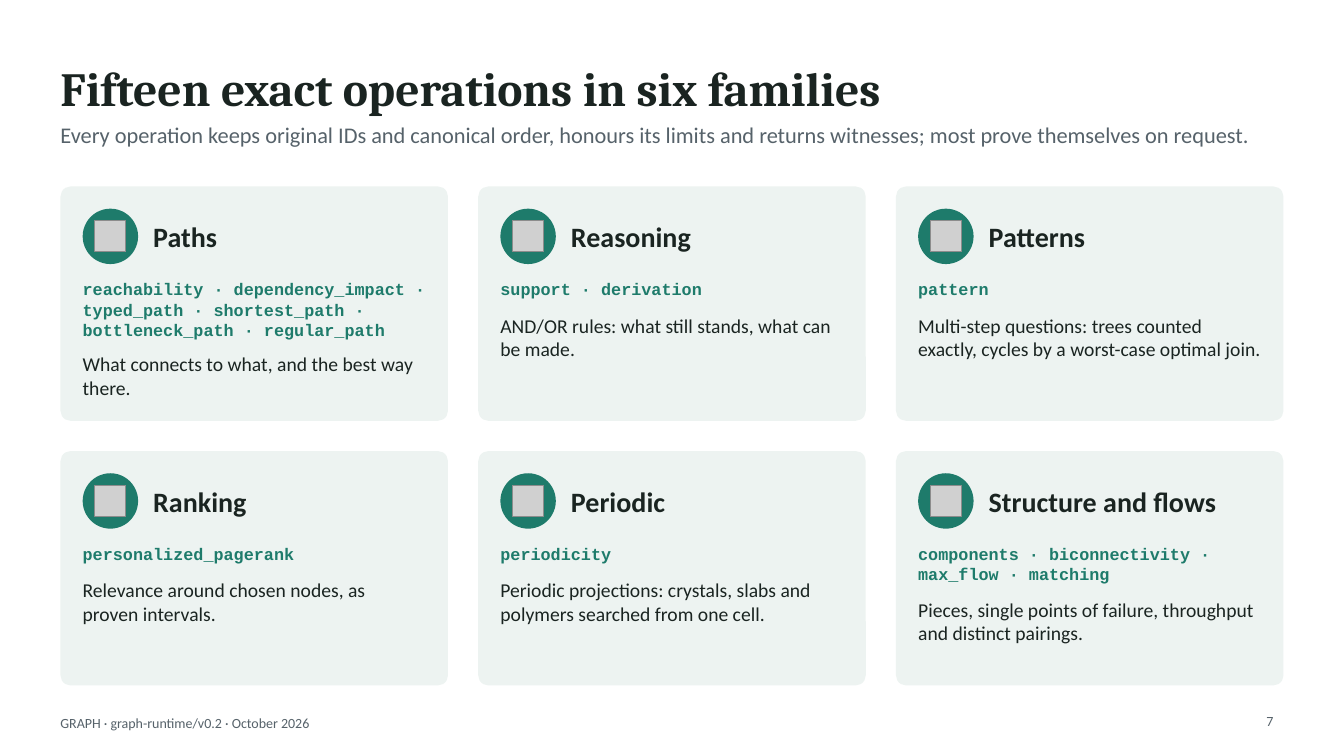
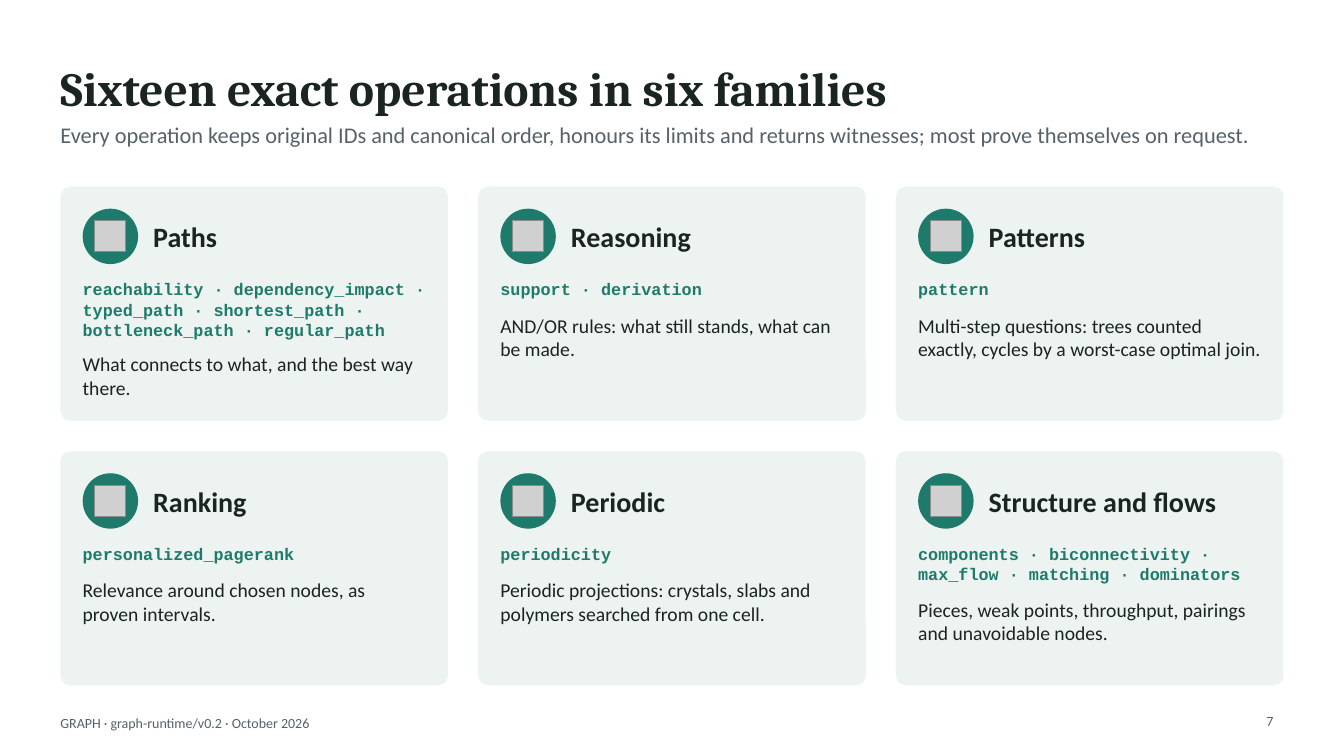
Before and after one commit to hlxin/graph, a slide deck: slide 7 of docs/GRAPH_slides.pptx. Drawn at 1344x756 pixels with LibreOffice and Linux fonts; fonts in the diff are those of the drawing; grey boxes stand for pictures. Boxes give left, top, right and bottom in pixels: in the first picture for what was removed or moved away, otherwise in the second. Text is boxed around its words. In the diff, an @@ line names an element or a change of style, - is before the commit and + after.

```diff
--- a/docs/GRAPH_slides.pptx
+++ b/docs/GRAPH_slides.pptx
@@ title at bbox=[60, 72, 887, 116]: text changed @@
-Fifteen exact operations in six families
+Sixteen exact operations in six families
@@ text at bbox=[918, 548, 1241, 584]: text changed @@
-components · biconnectivity · max_flow · matching
+components · biconnectivity · max_flow · matching · dominators
@@ text at bbox=[918, 603, 1246, 640]: text changed @@
-Pieces, single points of failure, throughput and distinct pairings.
+Pieces, weak points, throughput, pairings and unavoidable nodes.
```
Also in this commit, not shown: 7 other slides changed, 1 slide added, 3 other files.
